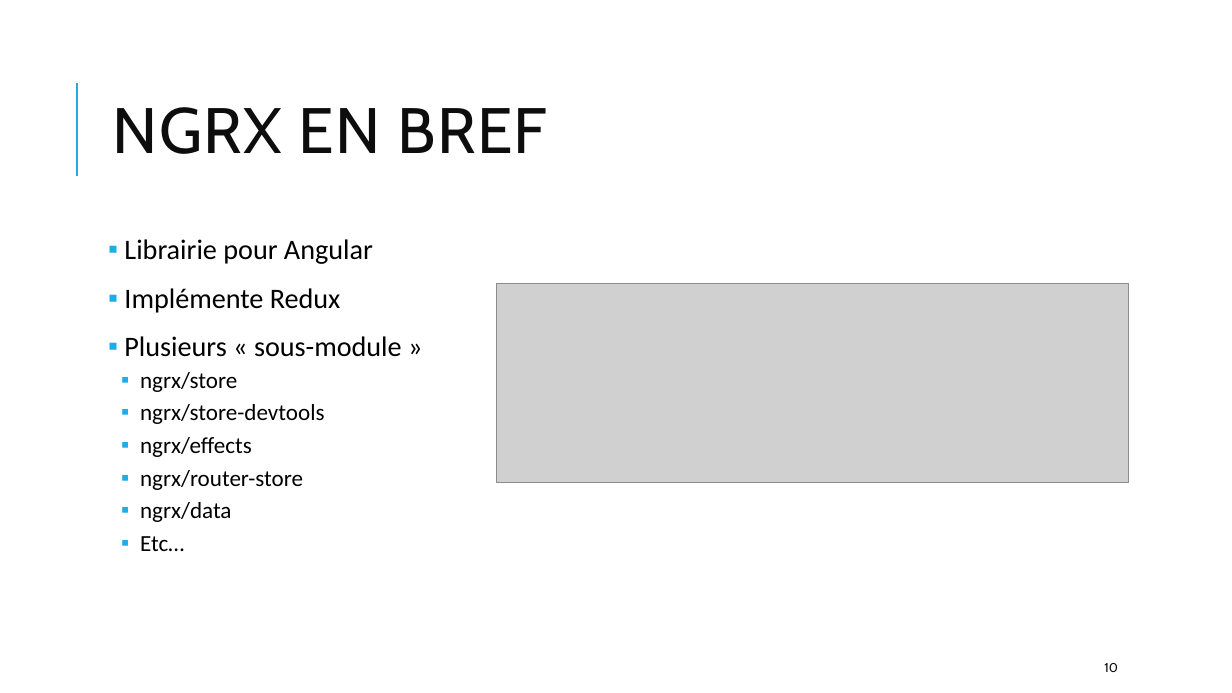
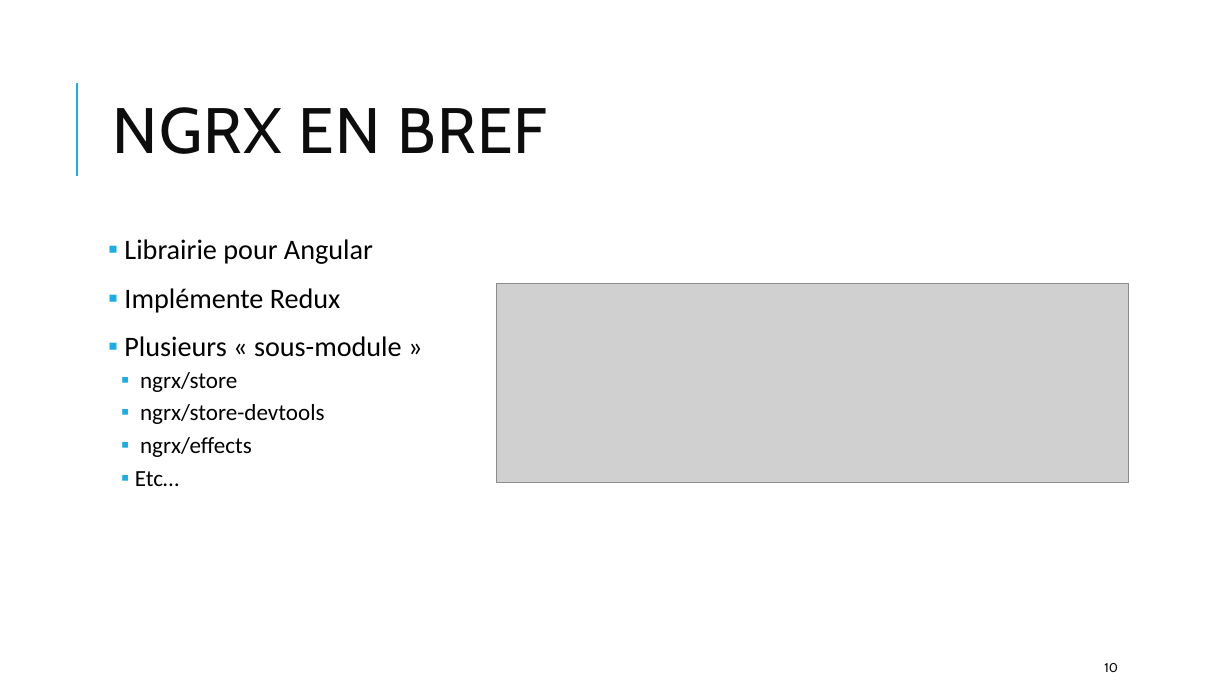
Before and after one commit to jeremybrochard/ngrx-presentation, a slide deck: slide 10 of ngrx-presentation-FR.pptx. Drawn at 1232x693 pixels with LibreOffice and Linux fonts; fonts in the diff are those of the drawing; grey boxes stand for pictures. Boxes give left, top, right and bottom in pixels: in the first picture for what was removed or moved away, otherwise in the second. Text is boxed around its words. In the diff, an @@ line names an element or a change of style, - is before the commit and + after.

```diff
--- a/ngrx-presentation-FR.pptx
+++ b/ngrx-presentation-FR.pptx
@@ text at (140, 470, 303, 522): paragraphs removed @@
-  ▪ ngrx/router-store
-  ▪ ngrx/data
```
Also in this commit, not shown: 1 other slide changed, 1 other file.
